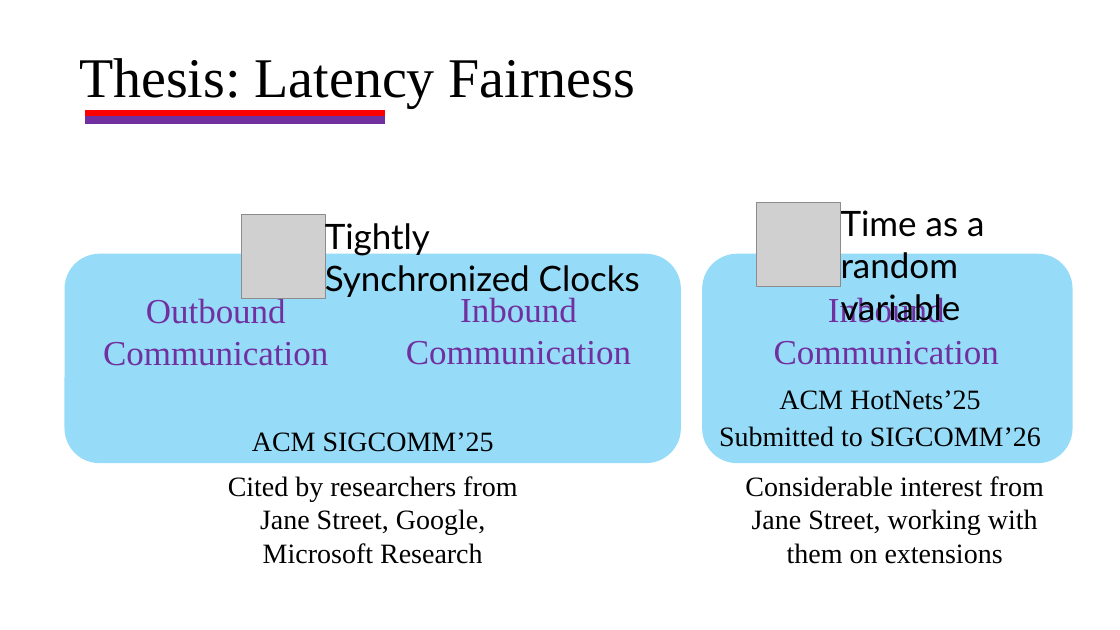
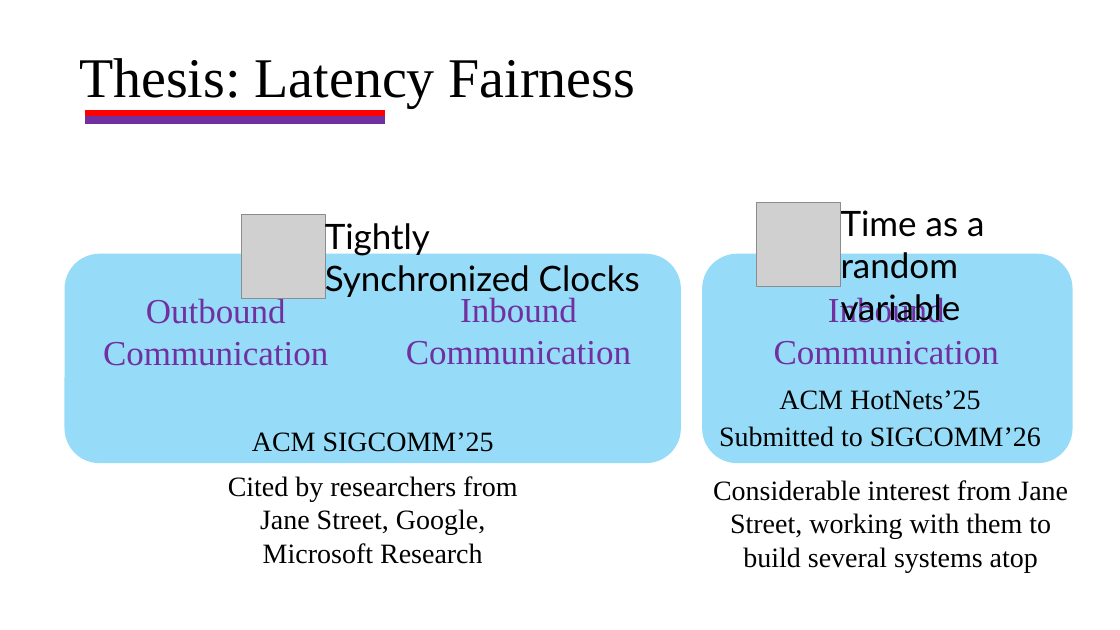
Before and after one commit to HaseebLUMS/Onyx-Presentation, a slide deck: slide 17 of thesis-latency-fairness.pptx. Drawn at 1120x630 pixels with LibreOffice and Linux fonts; fonts in the diff are those of the drawing; grey boxes stand for pictures. Boxes give left, top, right and bottom in pixels: in the first picture for what was removed or moved away, otherwise in the second. Text is boxed around its words. In the diff, an @@ line names an element or a change of style, - is before the commit and + after.

Commit message:
update presentation

```diff
--- a/thesis-latency-fairness.pptx
+++ b/thesis-latency-fairness.pptx
@@ text at [713,480,1068,572]: text changed @@
-Considerable interest from Jane Street, working with them on extensions
+Considerable interest from Jane Street, working with them to build several systems atop
```
